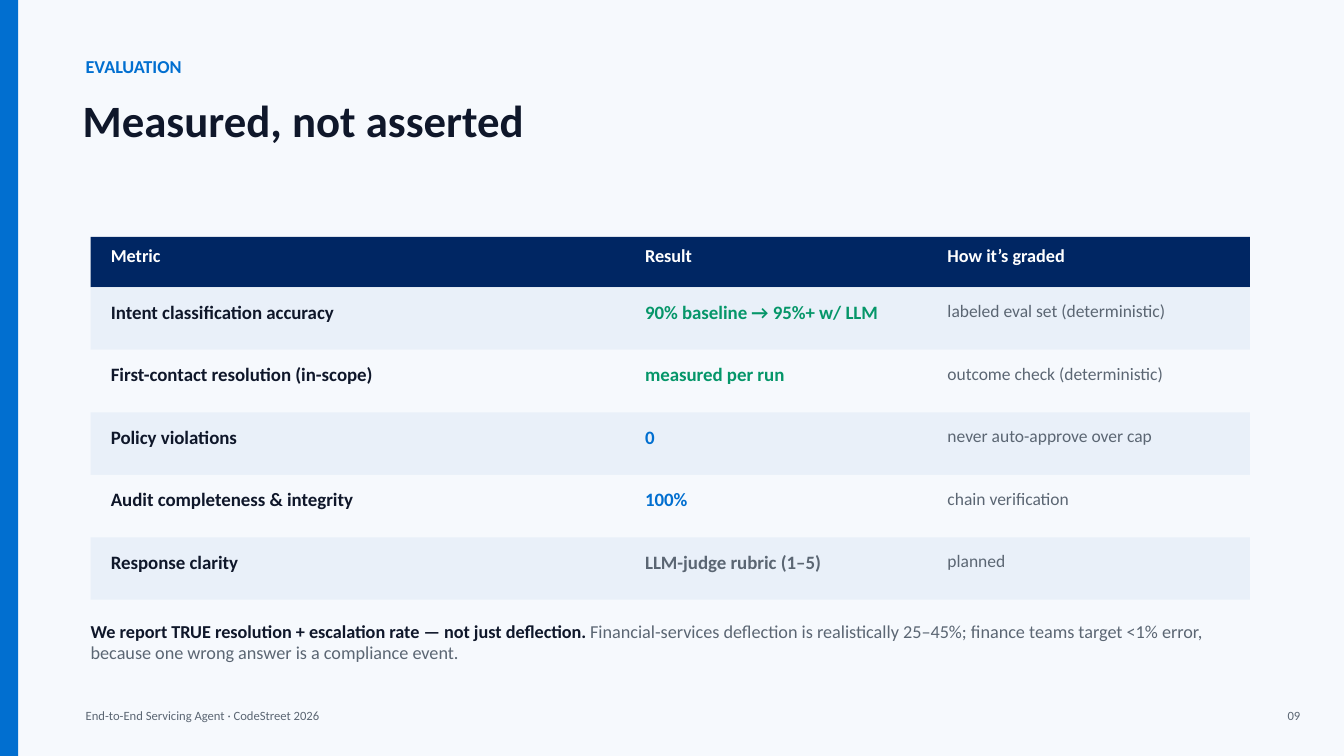
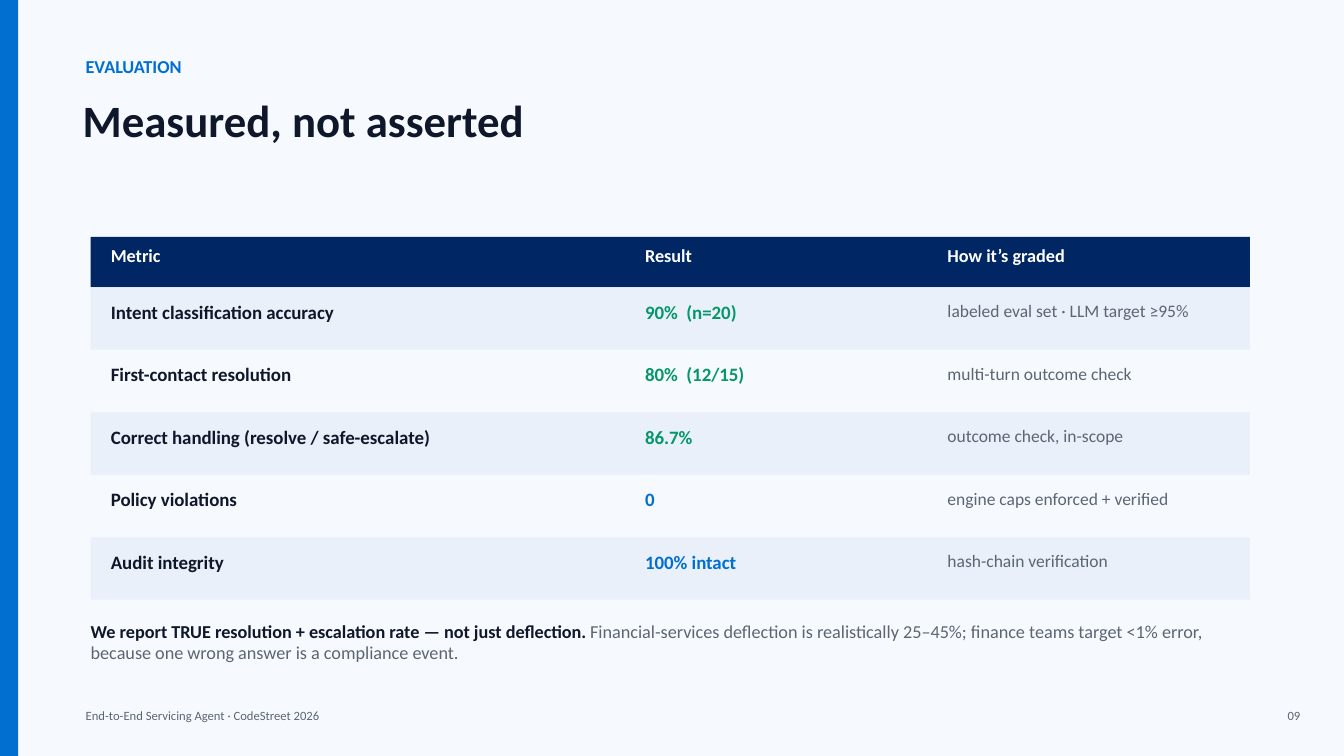
Before and after one commit to VaibhavDangaich/Codestreet_2026, a slide deck: slide 9 of deck/CodeStreet2026_Servicing_Agent.pptx. Drawn at 1344x756 pixels with LibreOffice and Linux fonts; fonts in the diff are those of the drawing. Boxes give left, top, right and bottom in pixels: in the first picture for what was removed or moved away, otherwise in the second. Text is boxed around its words. In the diff, an @@ line names an element or a change of style, - is before the commit and + after.

```diff
--- a/deck/CodeStreet2026_Servicing_Agent.pptx
+++ b/deck/CodeStreet2026_Servicing_Agent.pptx
@@ text at (x1=645, y1=305, x2=736, y2=322): text changed @@
-90% baseline → 95%+ w/ LLM
+90% (n=20)
@@ text at (x1=947, y1=305, x2=1189, y2=320): text changed @@
-labeled eval set (deterministic)
+labeled eval set · LLM target ≥95%
@@ text at (x1=111, y1=367, x2=291, y2=381): text changed @@
-First-contact resolution (in-scope)
+First-contact resolution
@@ text at (x1=645, y1=367, x2=744, y2=384): text changed @@
-measured per run
+80% (12/15)
@@ text at (x1=947, y1=368, x2=1132, y2=380): text changed @@
-outcome check (deterministic)
+multi-turn outcome check
@@ text added at (x1=111, y1=430, x2=430, y2=447), 13.5 pt, text #0F172A, bold @@
+Correct handling (resolve / safe-escalate)
@@ text added at (x1=645, y1=431, x2=692, y2=444), 13.5 pt, text #059669, bold @@
+86.7%
@@ text at (x1=947, y1=430, x2=1123, y2=445): text changed @@
-never auto-approve over cap
+outcome check, in-scope
@@ text "Policy violations" moved from (x1=111, y1=430, x2=237, y2=447) to (x1=111, y1=492, x2=237, y2=509) @@
@@ text removed at (x1=111, y1=492, x2=353, y2=510) @@
-Audit completeness & integrity
@@ text "0" moved from (x1=645, y1=431, x2=655, y2=444) to (x1=645, y1=493, x2=655, y2=506) @@
@@ text removed at (x1=645, y1=493, x2=687, y2=506) @@
-100%
@@ text at (x1=947, y1=493, x2=1169, y2=508): text changed @@
-chain verification
+engine caps enforced + verified
@@ text at (x1=111, y1=555, x2=224, y2=572): text changed @@
-Response clarity
+Audit integrity
@@ text at (x1=645, y1=556, x2=737, y2=569): text changed; text colour #5B6673 to #016FD0 @@
-LLM-judge rubric (1–5)
+100% intact
@@ text at (x1=947, y1=555, x2=1107, y2=567): text changed @@
-planned
+hash-chain verification
```
Also in this commit, not shown: 1 slide added, 1 slide removed, 12 other files.
